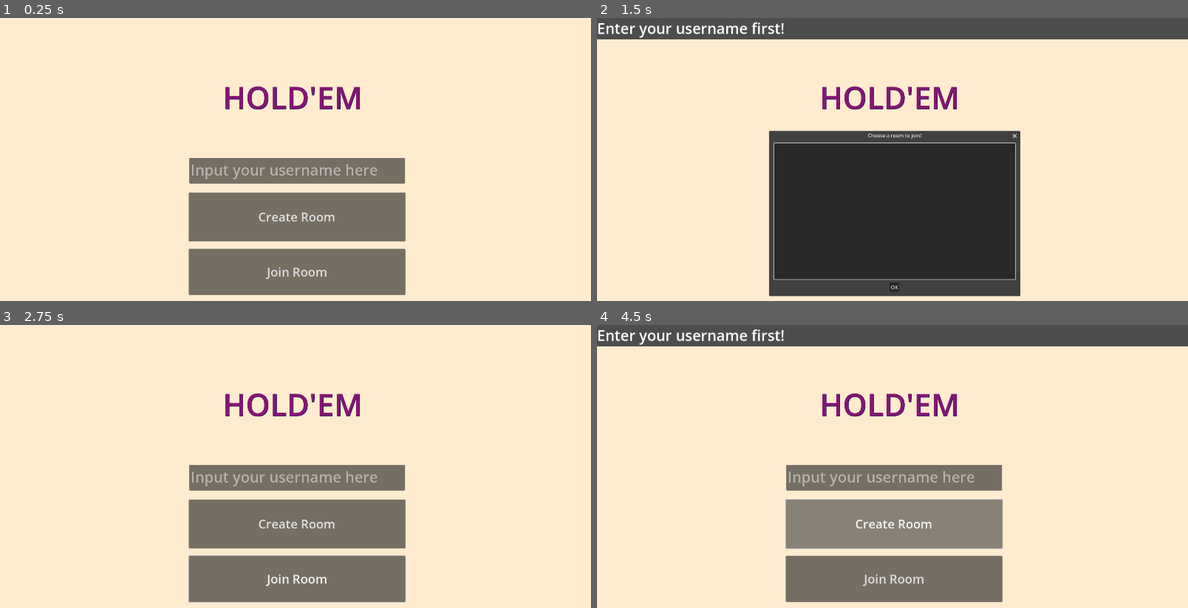
Above: before the commit, frames 1-4 (two rows, left to right).
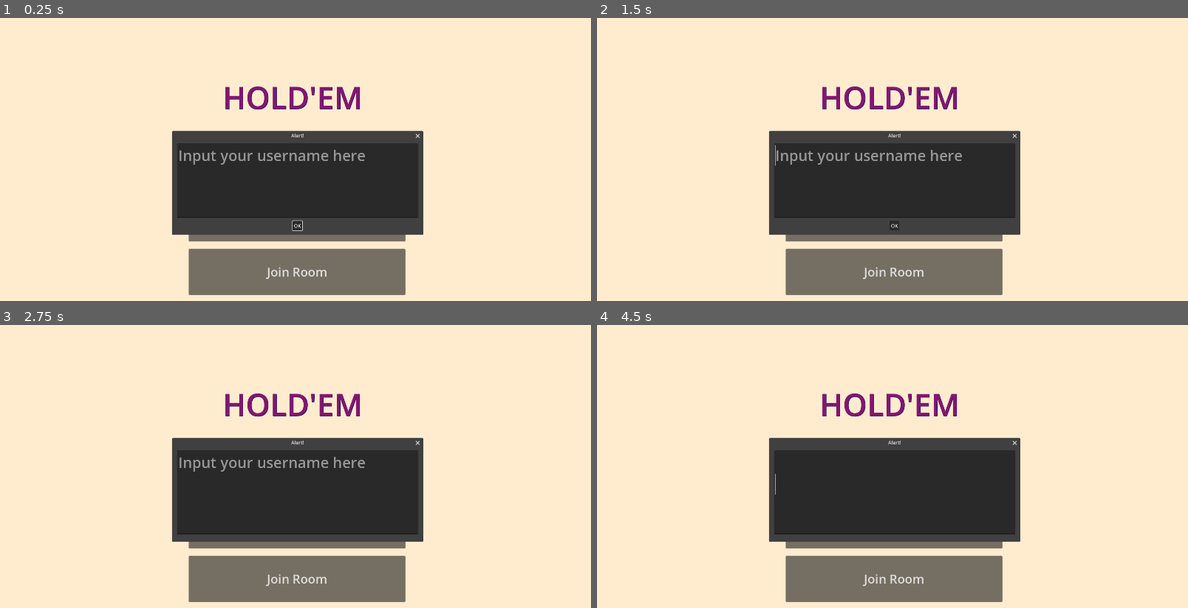
Above: after the commit, the same moments.

Repository: jo-jordan/Holdem
Game: Godot game, scene res://main.tscn
The game is run twice, just before and just after one commit, with the same random seed, the same clock (stepped at 60 frames per second) and the same inputs.
Inputs:
- Up to frame 1 (0.25 s): no input
- Up to frame 2 (1.5 s): click "Join Room" at 0.5 s; click "Create Room" at 1.25 s
- Up to frame 3 (2.75 s): click "OK" at 2 s
- Up to frame 4 (4.5 s): click "Create Room" at 2.75 s; click "Create Room" at 3.5 s; tap Enter at 4.25 s

The runs differ from the first frame. In frame 1, 16% of the frame differs, in the area x 29-72%, y 39-77%; in frame 2, 17%; in frame 3, 16%; in frame 4, 23%, in the area x 0-100%, y 0-80%.
Error before the commit: Invalid access to property or key 'playerId' on a base object of type 'Nil'. (res://Main.gd:41)
Error after the commit: Invalid access to property or key 'playerId' on a base object of type 'Nil'. (res://Main.gd:43)

Commit message:
feat: login popup

Diff:
--- a/Main.gd
+++ b/Main.gd
@@ -3,7 +3,7 @@
 # The URL we will connect to
 # prod https://holdem-auth.edgeless.me/login
 # local http://192.168.3.2:8887/login
-var http_auth_url = "https://holdem-auth.edgeless.me/login"
+var http_auth_url = "http://192.168.3.2:8887/login"
 
 
 var isLogin = false
@@ -18,6 +18,8 @@
 	NetworkHub.room_created.connect(_room_created)
 	NetworkHub.room_joined.connect(_room_joined)
 	NetworkHub.room_searched.connect(_room_searched)
+	if !isLogin:
+		$LoginDialog.visible = true
 
 func _login():
 	# Create an HTTP request node and connect its completion signal.
@@ -43,9 +45,10 @@
 
 	NetworkHub.connect_to_ws()
 	await NetworkHub.on_ws_connected
+	$LoginDialog.visible = false
 
 func _check_and_set_username():
-	Global.username = $UsernameText.text
+	Global.username = $LoginDialog/UsernameText.text
 	if Global.username == null || Global.username == "":
 		$Popup.visible = true
 		$Popup/Label.text = "Enter your username first!"
@@ -132,7 +135,7 @@
 	isJoinRoom = true
 	_check_and_set_username()
 	if !isLogin:
-		await _login()
+		return
 	$AcceptDialog.visible = true
 	_join_room()
 
@@ -141,5 +144,12 @@
 	_check_and_set_username()
 
 	if !isLogin:
-		await _login()
+		return
 	_create_room()
+
+
+
+func _on_login_dialog_confirmed():
+	$LoginDialog.get_ok_button().visible = false
+	$LoginDialog.visible = true
+	_login()
--- a/main.tscn
+++ b/main.tscn
@@ -17,43 +17,6 @@
 [sub_resource type="Theme" id="Theme_7saev"]
 default_font = SubResource("SystemFont_04ykw")
 default_font_size = 48
-
-[sub_resource type="Animation" id="Animation_hmsrg"]
-length = 0.001
-tracks/0/type = "value"
-tracks/0/imported = false
-tracks/0/enabled = true
-tracks/0/path = NodePath("ColorRect:color")
-tracks/0/interp = 1
-tracks/0/loop_wrap = true
-tracks/0/keys = {
-"times": PackedFloat32Array(0),
-"transitions": PackedFloat32Array(1),
-"update": 0,
-"values": [Color(1, 0.92549, 0.811765, 1)]
-}
-
-[sub_resource type="Animation" id="Animation_evqyd"]
-resource_name = "hide_front_door"
-length = 0.5
-tracks/0/type = "value"
-tracks/0/imported = false
-tracks/0/enabled = true
-tracks/0/path = NodePath("ColorRect:color")
-tracks/0/interp = 1
-tracks/0/loop_wrap = true
-tracks/0/keys = {
-"times": PackedFloat32Array(0, 0.5),
-"transitions": PackedFloat32Array(1, 1),
-"update": 0,
-"values": [Color(1, 0.92549, 0.811765, 1), Color(1, 0.92549, 0.811765, 0)]
-}
-
-[sub_resource type="AnimationLibrary" id="AnimationLibrary_tldnw"]
-_data = {
-"RESET": SubResource("Animation_hmsrg"),
-"hide_front_door": SubResource("Animation_evqyd")
-}
 
 [node name="Main" type="Node2D"]
 script = ExtResource("1_1j6qv")
@@ -98,14 +61,6 @@
 vertical_alignment = 1
 autowrap_mode = 2
 
-[node name="UsernameText" type="TextEdit" parent="."]
-offset_left = 615.0
-offset_top = 455.0
-offset_right = 1316.0
-offset_bottom = 539.0
-theme = SubResource("Theme_7saev")
-placeholder_text = "Input your username here"
-
 [node name="CreateTable" type="Button" parent="."]
 offset_left = 613.0
 offset_top = 568.0
@@ -113,12 +68,6 @@
 offset_bottom = 728.0
 theme_override_font_sizes/font_size = 40
 text = "Create Room"
-
-[node name="AnimationPlayer" type="AnimationPlayer" parent="."]
-root_node = NodePath("")
-libraries = {
-"": SubResource("AnimationLibrary_tldnw")
-}
 
 [node name="WSTimer" type="Timer" parent="."]
 process_callback = 0
@@ -135,5 +84,18 @@
 offset_right = 792.0
 offset_bottom = 451.0
 
+[node name="LoginDialog" type="AcceptDialog" parent="."]
+position = Vector2i(567, 400)
+size = Vector2i(800, 300)
+
+[node name="UsernameText" type="TextEdit" parent="LoginDialog"]
+offset_left = 8.0
+offset_top = 8.0
+offset_right = 792.0
+offset_bottom = 251.0
+theme = SubResource("Theme_7saev")
+placeholder_text = "Input your username here"
+
 [connection signal="pressed" from="JoinTable" to="." method="_on_join_table_pressed"]
 [connection signal="pressed" from="CreateTable" to="." method="_on_create_table_pressed"]
+[connection signal="confirmed" from="LoginDialog" to="." method="_on_login_dialog_confirmed"]
--- a/scripts/NetworkHub.gd
+++ b/scripts/NetworkHub.gd
@@ -6,7 +6,7 @@
 var isConnected = false
 # prod wss://holdem-game.edgeless.me
 # local ws://192.168.3.2:8888
-var websocket_game_url = "wss://holdem-game.edgeless.me"
+var websocket_game_url = "ws://192.168.3.2:8888"
 
 # Our WebSocketClient instance
 var scoket_game = WebSocketPeer.new()
Not shown: 1 places in main.tscn that only renumber resources
